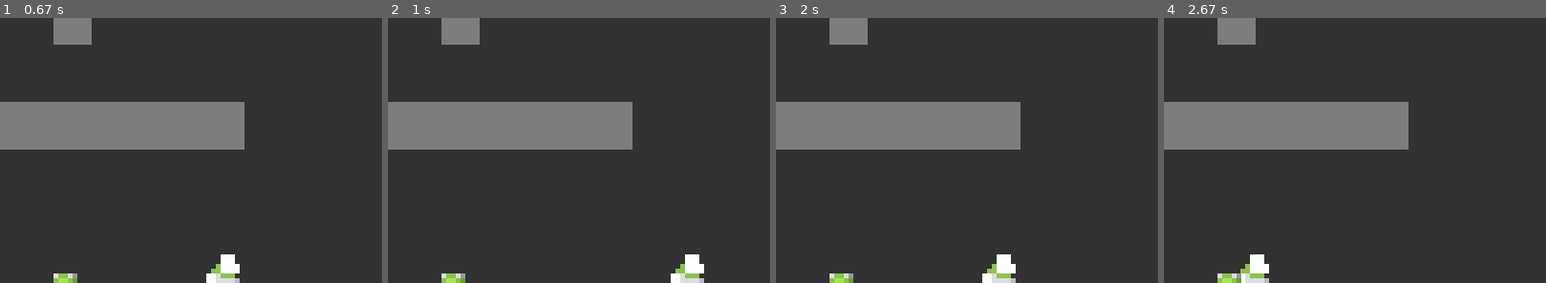
Above: before the commit, frames 1-4 (left to right).
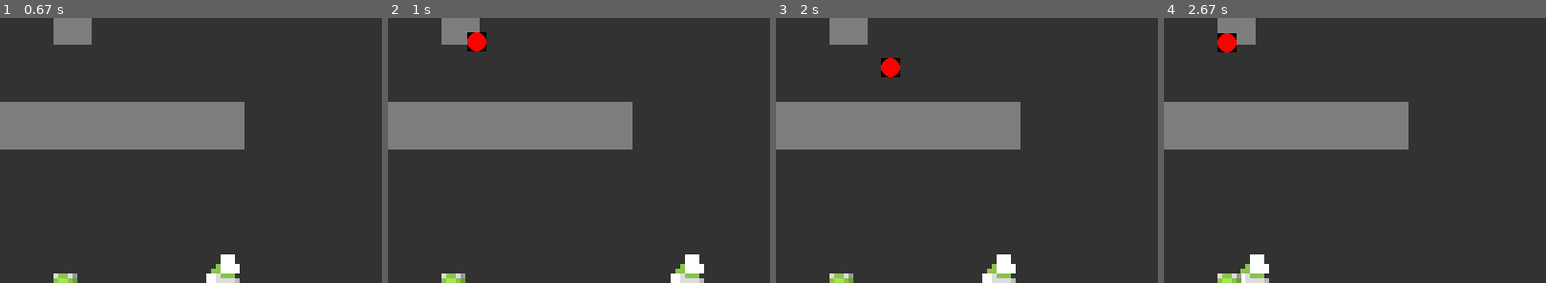
Above: after the commit, the same moments.

Repository: DJan03/ThrowTheBox_pygame
Game: pygame game, started from main.py
The game is run twice, just before and just after one commit, with the same random seed, the same clock (stepped at 60 frames per second) and the same inputs.
Inputs:
- Up to frame 1 (0.67 s): hold Right from 0.33 s (still down)
- Up to frame 2 (1 s): release Right at 0.8 s; hold Up from 0.83 s (still down)
- Up to frame 3 (2 s): release Up at 1.13 s; hold Right 1.17-1.63 s; hold Left from 1.67 s (still down)
- Up to frame 4 (2.67 s): release Left at 2.2 s; hold Down 2.23-2.53 s; hold Left from 2.57 s (still down)
The pictures show only the part of the screen within x 43-93%, y 12-62%; the shares and areas given below are measured in that part.

Frame 1 is identical in both runs. In frame 2, 0.4% of the frame differs, in the area x 20-26%, y 5-13%; in frame 3, 0.4%; in frame 4, 0.4%.

Commit message:
add bullets

Diff:
--- a/main.py
+++ b/main.py
@@ -1,5 +1,6 @@
 import pygame
 from typing import List, Dict
+from math import sqrt
 
 
 WIDTH, HEIGHT = 800, 600
@@ -258,10 +259,34 @@
             self.rect.y = HEIGHT // 2
 
 
+class Bullet(pygame.sprite.Sprite):
+    color = (255, 0, 0)
+    def __init__(self, group, x, y, velocity_x, velocity_y):
+        super().__init__(group)
+
+        self.image = pygame.Surface((20, 20))
+        pygame.draw.circle(self.image, Bullet.color, (10, 10), 10)
+
+        self.rect = self.image.get_rect()
+        self.rect.x = x
+        self.rect.y = y
+
+        self.velocity_x = velocity_x
+        self.velocity_y = velocity_y
+
+    def update(self, objectManager: ObjectManager):
+        print(self.rect.x, self.rect.y)
+        self.rect.x += self.velocity_x
+        self.rect.y += self.velocity_y
+
+        block_hit = pygame.sprite.spritecollideany(self, objectManager.get(ObjectManager.BLOCK_KEY))
+        if block_hit is not None:
+            objectManager.remove(self, ObjectManager.BULLET_KEY)
+
 class Enemy(pygame.sprite.Sprite):
     color = (30, 30, 30)
 
-    def __init__(self, group, x, y):
+    def __init__(self, group, x, y, shoot_cooldown):
         super().__init__(group)
         self.image = pygame.Surface((40, 40))
         self.image.fill(Block.color)
@@ -270,6 +295,9 @@
         self.rect.y = y
 
         self.health = 2
+
+        self.time_to_shoot = shoot_cooldown
+        self.shoot_cooldown = shoot_cooldown
 
     def update(self, objectManager: ObjectManager):
         box_hit = pygame.sprite.spritecollideany(self, objectManager.get(ObjectManager.BOX_KEY))
@@ -280,6 +308,26 @@
             if self.health <= 0:
                 objectManager.remove(self, ObjectManager.ENEMY_KEY)
 
+        # shoot
+        if self.time_to_shoot <= 0:
+            self.time_to_shoot = self.shoot_cooldown
+            self.shoot(objectManager)
+        else:
+            self.time_to_shoot -= 1
+
+    def shoot(self, objectManager: ObjectManager):
+        delta_x = objectManager.get(ObjectManager.PLAYER_KEY)[0].rect.x - self.rect.x
+        delta_y = objectManager.get(ObjectManager.PLAYER_KEY)[0].rect.y - self.rect.y
+
+        k = sqrt(delta_x ** 2 + delta_y ** 2)
+
+        speed = 5
+
+        v_x = (delta_x * speed) // k
+        v_y = (delta_y * speed) // k
+
+        objectManager.append(Bullet(objectManager.sprite_group, self.rect.x, self.rect.y, v_x, v_y), ObjectManager.BULLET_KEY)
+
 
 def main():
     pygame.init()
@@ -298,7 +346,7 @@
     objectManager.append(Box(objectManager.sprite_group, WIDTH // 2, HEIGHT // 2), ObjectManager.BOX_KEY)
     objectManager.append(Box(objectManager.sprite_group, WIDTH // 2, HEIGHT // 2), ObjectManager.BOX_KEY)
 
-    objectManager.append(Enemy(objectManager.sprite_group, WIDTH // 2, 100), ObjectManager.ENEMY_KEY)
+    objectManager.append(Enemy(objectManager.sprite_group, WIDTH // 2, 100, 50), ObjectManager.ENEMY_KEY)
 
     clock = pygame.time.Clock()
     RUN = True
